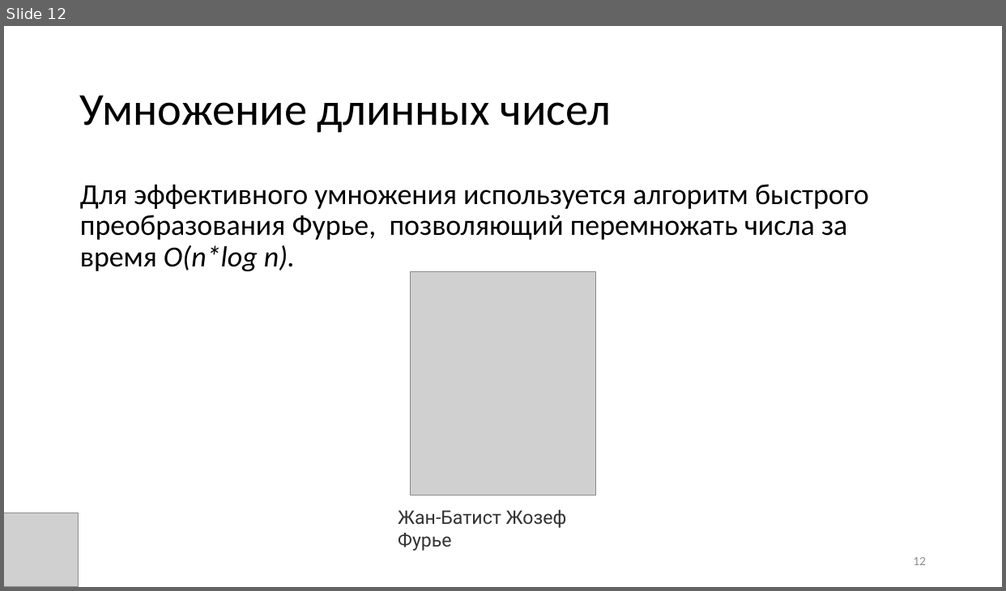
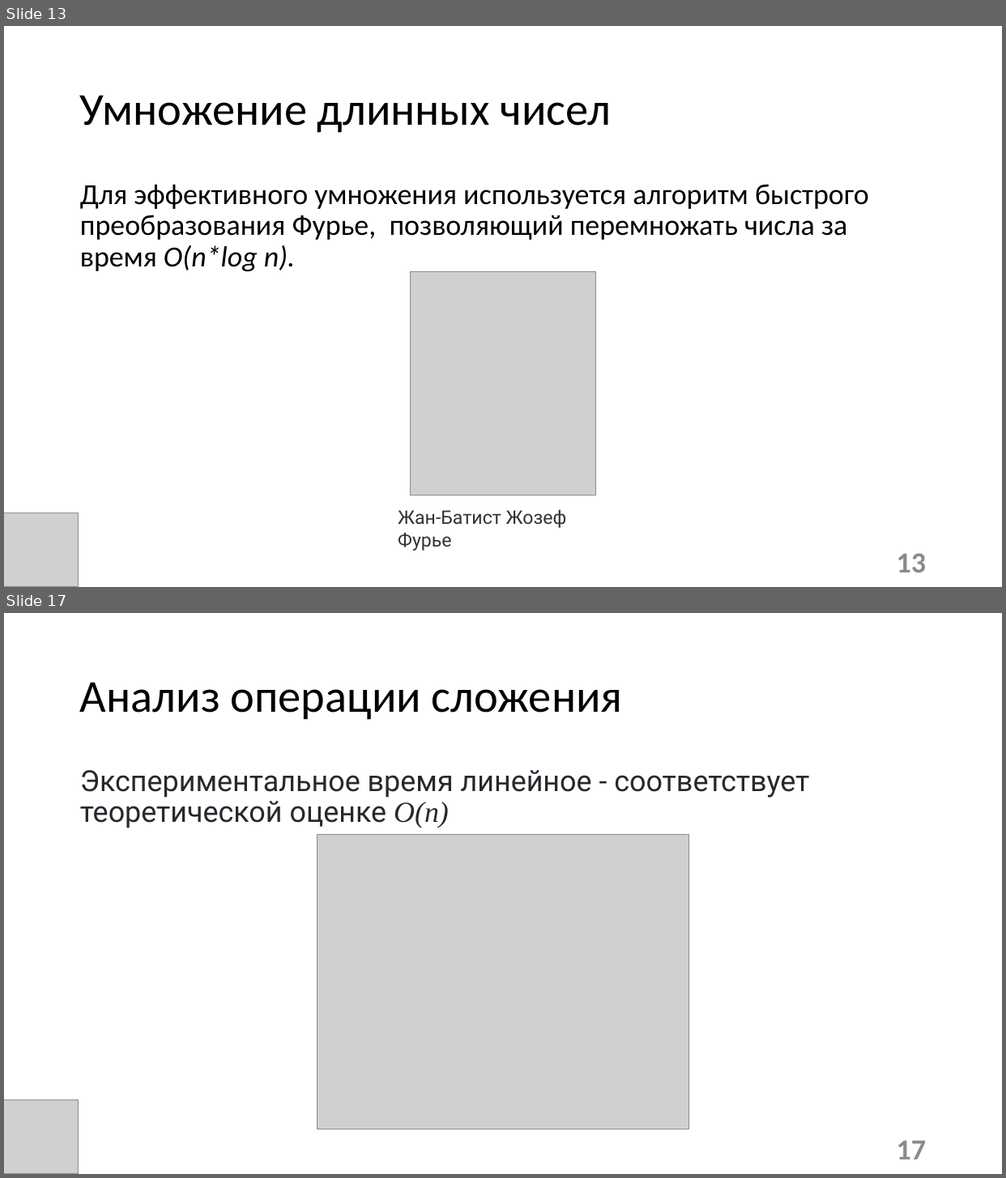
Before and after one commit to candyliving/fefu_long_arithmetic, a slide deck: Эффективная длинная арифметика.pptx. Shown one above the other, each under a label of ours: slide 12 before the commit, slides 13 and 17 after it; the slides between them are not shown. The pictures are 1006x591 and 1006x1178 pixels, drawn with LibreOffice and Linux fonts; fonts in the diff are those of the drawing; grey boxes stand for pictures. Boxes give left, top, right and bottom in pixels: in the first picture for what was removed or moved away, otherwise in the second. Text is boxed around its words. In the diff, an @@ line names an element or a change of style, - is before the commit and + after.

```diff
--- a/Эффективная длинная арифметика.pptx
+++ b/Эффективная длинная арифметика.pptx
@@ slide 17 added at [4, 613, 1002, 1174], background #FFFFFF @@
@@ title added at [80, 682, 623, 720], 44 pt, text #000000 @@
+Анализ операции сложения
@@ text added at [80, 770, 809, 828], 28 pt, text #24292F @@
+Экспериментальное время линейное - соответствует теоретической оценке O(n)
@@ picture added at [317, 835, 689, 1131] @@
@@ picture added at [4, 1101, 78, 1174] @@
@@ page number added at [897, 1140, 926, 1160], 28 pt, text #8C8C8C, bold @@
+17
@@ what was slide 12 is now slide 13 @@
@@ page number at [897, 553, 926, 573]: text changed; size 12 to 28 pt; bold on @@
-12
+13
```
Also in this commit, not shown: 11 slides changed, 7 other slides added, 1 other file.
